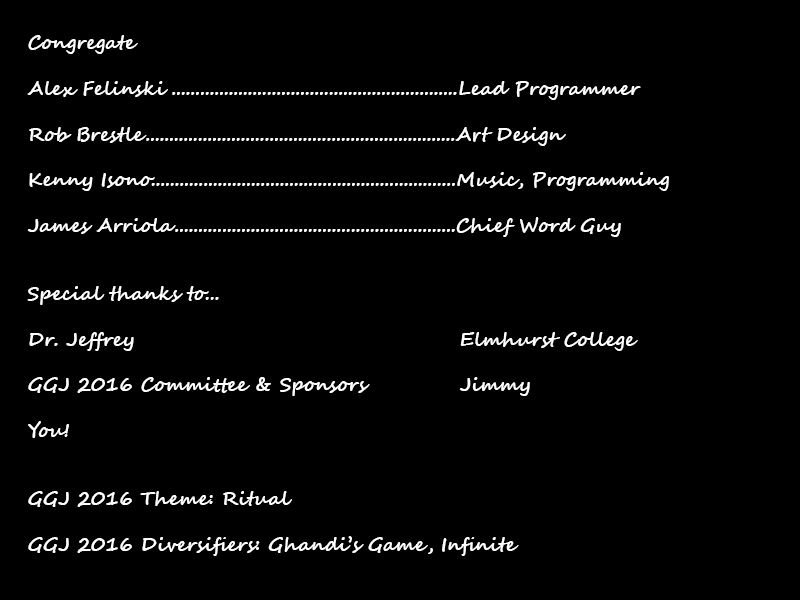
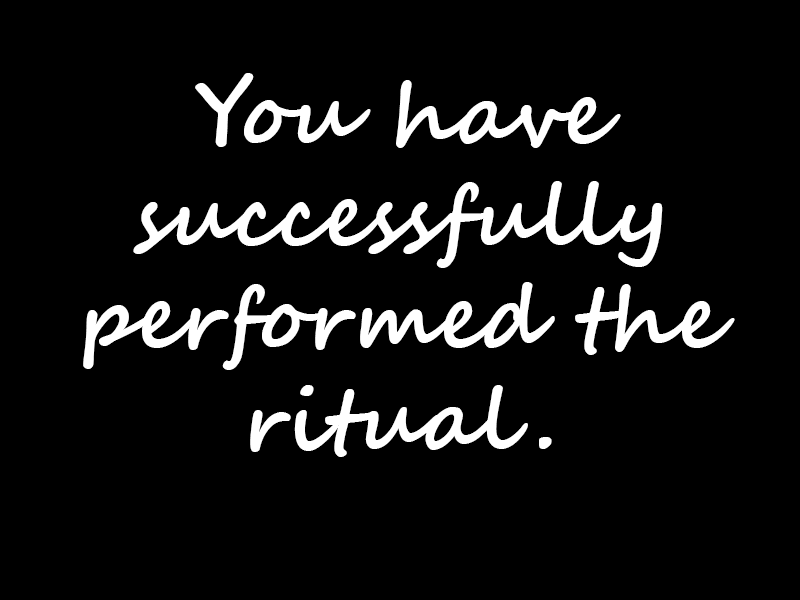
Revision of a layered 800x600 image; what changed, layer by layer:
added layer "You have successfully performed the ritual." above "Sigil 6: Flask A vial filled with a viscous fluid, unknown in o" over [83,73,735,457]
hid "Congregate Alex Felinski ....................................." over [27,35,669,556]
